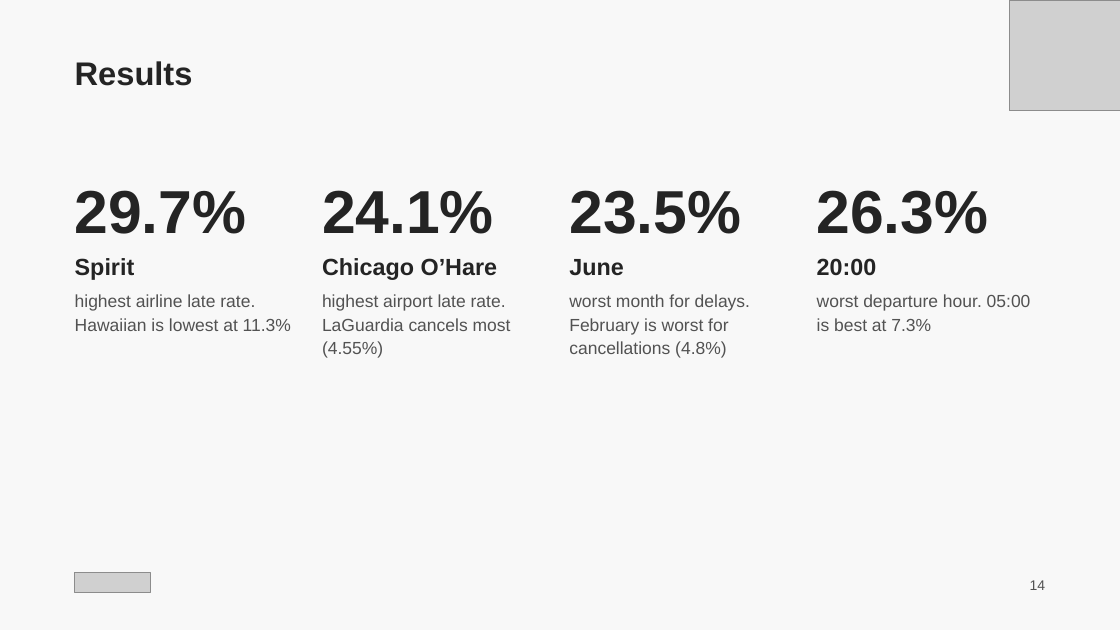
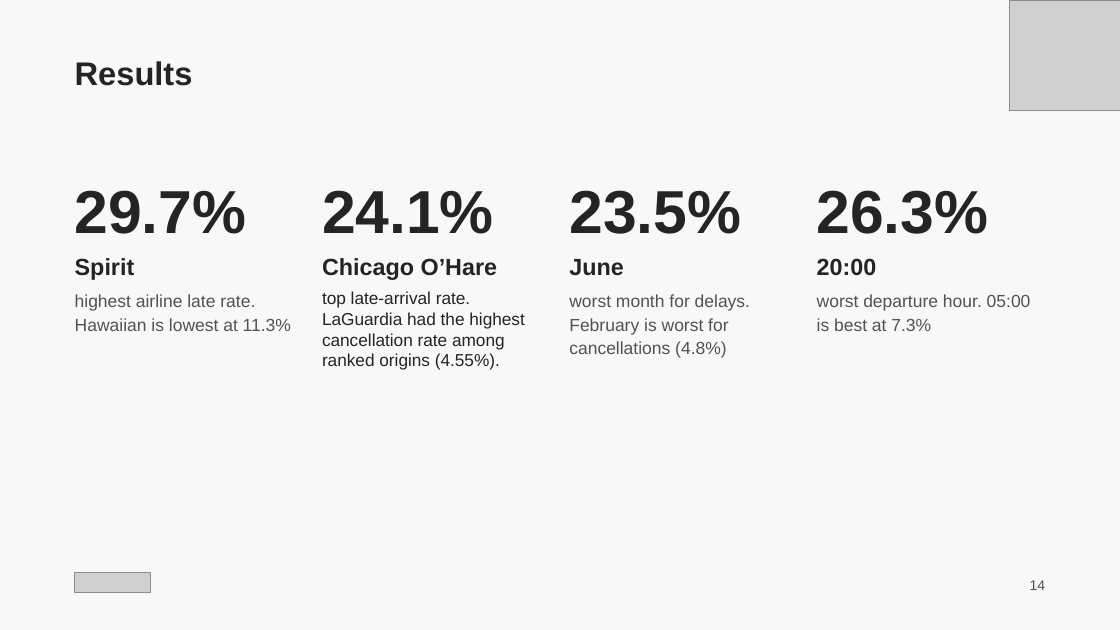
Before and after one commit to aknazar47/Programming-Final-Flights, a slide deck: slide 14 of submission/Flight Delays and Cancellations.pptx. Drawn at 1120x630 pixels with LibreOffice and Linux fonts; fonts in the diff are those of the drawing; grey boxes stand for pictures. Boxes give left, top, right and bottom in pixels: in the first picture for what was removed or moved away, otherwise in the second. Text is boxed around its words. In the diff, an @@ line names an element or a change of style, - is before the commit and + after.

```diff
--- a/submission/Flight Delays and Cancellations.pptx
+++ b/submission/Flight Delays and Cancellations.pptx
@@ text at bbox=[322, 291, 525, 370]: text changed; size 15 to 14.8 pt; text colour #525252 to #242424 @@
-highest airport late rate. LaGuardia cancels most (4.55%)
+top late-arrival rate. LaGuardia had the highest cancellation rate among ranked origins (4.55%).
```
Also in this commit, not shown: 4 other slides changed, 1 other file.
